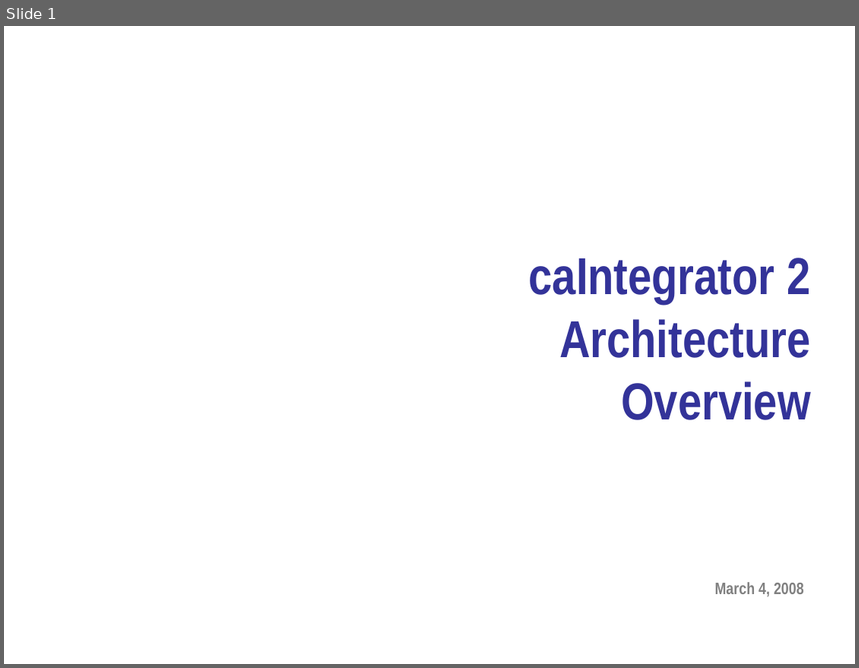
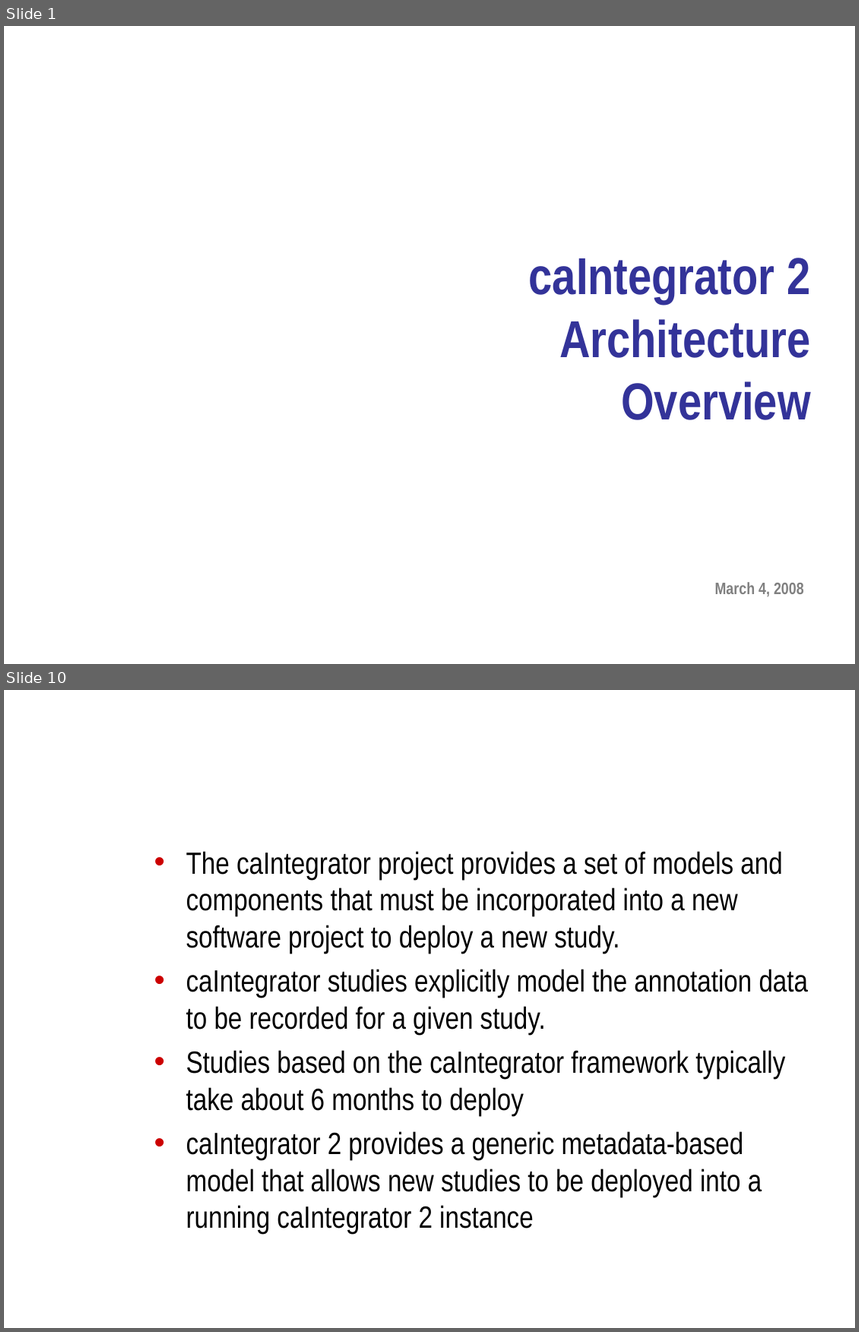
Before and after one commit to NCIP/caintegrator-docs, a slide deck: analysis_and_design/caintegrator2_architecture_overview.ppt. Shown one above the other, each under a label of ours: slide 1 before the commit, slides 1 and 10 after it; the slides between them are not shown. The pictures are 859x668 and 859x1332 pixels, drawn with LibreOffice and Linux fonts; fonts in the diff are those of the drawing; background and template pictures are left out. Boxes give left, top, right and bottom in pixels: in the first picture for what was removed or moved away, otherwise in the second. Text is boxed around its words. In the diff, an @@ line names an element or a change of style, - is before the commit and + after.

```diff
--- a/analysis_and_design/caintegrator2_architecture_overview.ppt
+++ b/analysis_and_design/caintegrator2_architecture_overview.ppt
@@ slide 10 added at bbox=[4, 690, 855, 1328], background picture (left out) @@
@@ title added at bbox=[146, 690, 820, 818], 32 pt, text #FFFFFF, bold @@
+Comparison with caIntegrator
@@ text added at bbox=[186, 851, 809, 1235], 26 pt, text #000000 @@
+• The caIntegrator project provides a set of models and components that must be incorporated into a new software project to deploy a new study.
+• caIntegrator studies explicitly model the annotation data to be recorded for a given study.
+• Studies based on the caIntegrator framework typically take about 6 months to deploy
+• caIntegrator 2 provides a generic metadata-based model that allows new studies to be deployed into a running caIntegrator 2 instance
```
Also in this commit, not shown: 15 other slides added, 2 slides removed, 1 other file.
